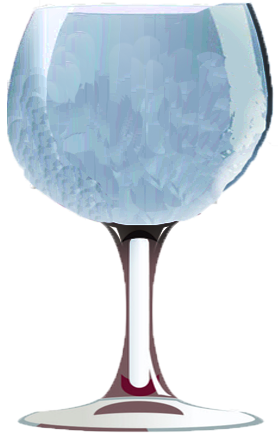
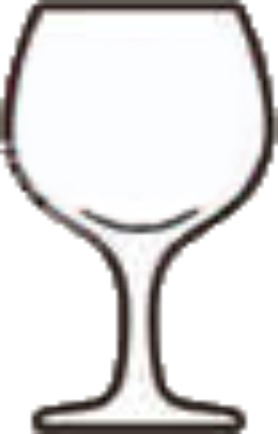
The second 278x434 image is a revision of the first. Changes to its layers:
hid "Слой 3" over bbox(7, 0, 278, 434)
added layer "wine_empty" above "Слой 2" over bbox(0, 0, 278, 434)
